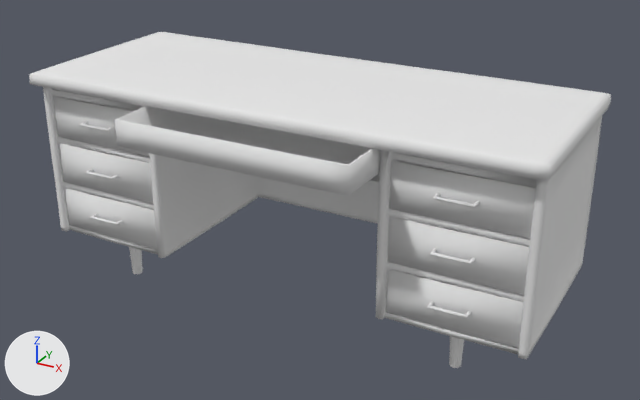
Renders of the Blender file samples/furnitur.blend from each side of a commit.
The view is the same before and after, from a 50 mm camera at (1.77, -3.22, 2.02) aimed at (0.08, -0.15, 0.49). Arrows for +X, +Y and +Z are at lower left; the lights stay in place.

Script lines for the objects in view, before the commit:
```python
mat_drawers = diffuse_material('Drawers')
mat_drawers.base_color = (0.8, 0.8, 0.8)  # white #e7e7e7
me_drawers_low = bpy.data.meshes.new('Drawers_low')
me_drawers_low.from_pydata(...)  # 94 vertices, 92 faces; spans x -0.512..0.512, y -0.21..0.211, z -0.051..0.061
me_drawers_low.polygons.foreach_set('use_smooth', [True] * 92)
me_drawers_low.materials.append(mat_drawers)  # white #e7e7e7
me_drawers_low_005 = bpy.data.meshes.new('Drawers_low.005')
me_drawers_low_005.from_pydata(...)  # 240 vertices, 220 faces; spans x -1.084..-0.552, y -0.263..0.57, z -0.625..0.062
me_drawers_low_005.polygons.foreach_set('use_smooth', [True] * 220)
me_drawers_low_005.materials.append(mat_drawers)  # white #e7e7e7
me_drawers_low_008 = bpy.data.meshes.new('Drawers_low.008')
me_drawers_low_008.from_pydata(...)  # 240 vertices, 220 faces; spans x 0.552..1.084, y -0.263..0.57, z -0.625..0.062
me_drawers_low_008.polygons.foreach_set('use_smooth', [True] * 220)
me_drawers_low_008.materials.append(mat_drawers)  # white #e7e7e7
me_furniture_low = bpy.data.meshes.new('Furniture_low')
me_furniture_low.from_pydata(...)  # 743 vertices, 743 faces; spans x -1.14..1.14, y -0.55..0.36, z 0.0..0.98
me_furniture_low.polygons.foreach_set('use_smooth', [True] * 743)
me_furniture_low.materials.append(mat_furnitur)  # white #e7e7e7
ob_drawers_center = bpy.data.objects.new('Drawers_center', me_drawers_low)
ob_drawers_center.location = (0.0, -0.52, 0.866)
ob_drawers_left = bpy.data.objects.new('Drawers_left', me_drawers_low_005)
ob_drawers_left.location = (0.0, -0.268, 0.866)
ob_drawers_right = bpy.data.objects.new('Drawers_right', me_drawers_low_008)
ob_drawers_right.location = (0.0, -0.268, 0.866)
ob_furniture_low = bpy.data.objects.new('Furniture_low', me_furniture_low)
ob_furniture_low.location = (0.0, 0.0, 0.0)
```
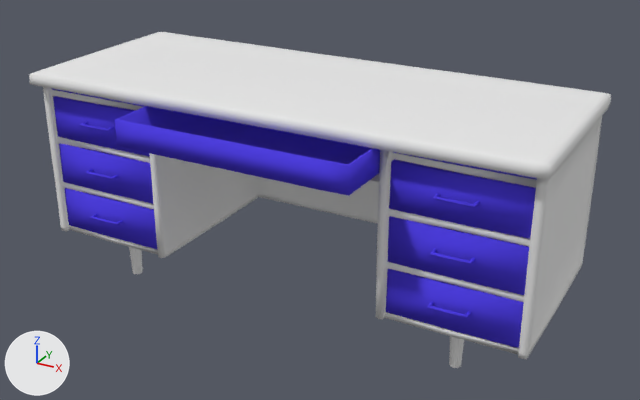
The change in detail:
Material 'Drawers' (mat_drawers) changes colour from white #e7e7e7 to blue #5242e7; in linear values from (0.8, 0.8, 0.8) to (0.0837, 0.0538, 0.8).

Where the change shows, as pixel boxes [x1, y1, x2, y2] in the pictures (640 x 400 px):
'Drawers_right', recoloured (white to blue): [386, 152, 537, 348] in both
'Drawers_center', recoloured (white to blue): [115, 106, 380, 196] in both
'Drawers_left', recoloured (white to blue): [52, 89, 157, 249] in both
